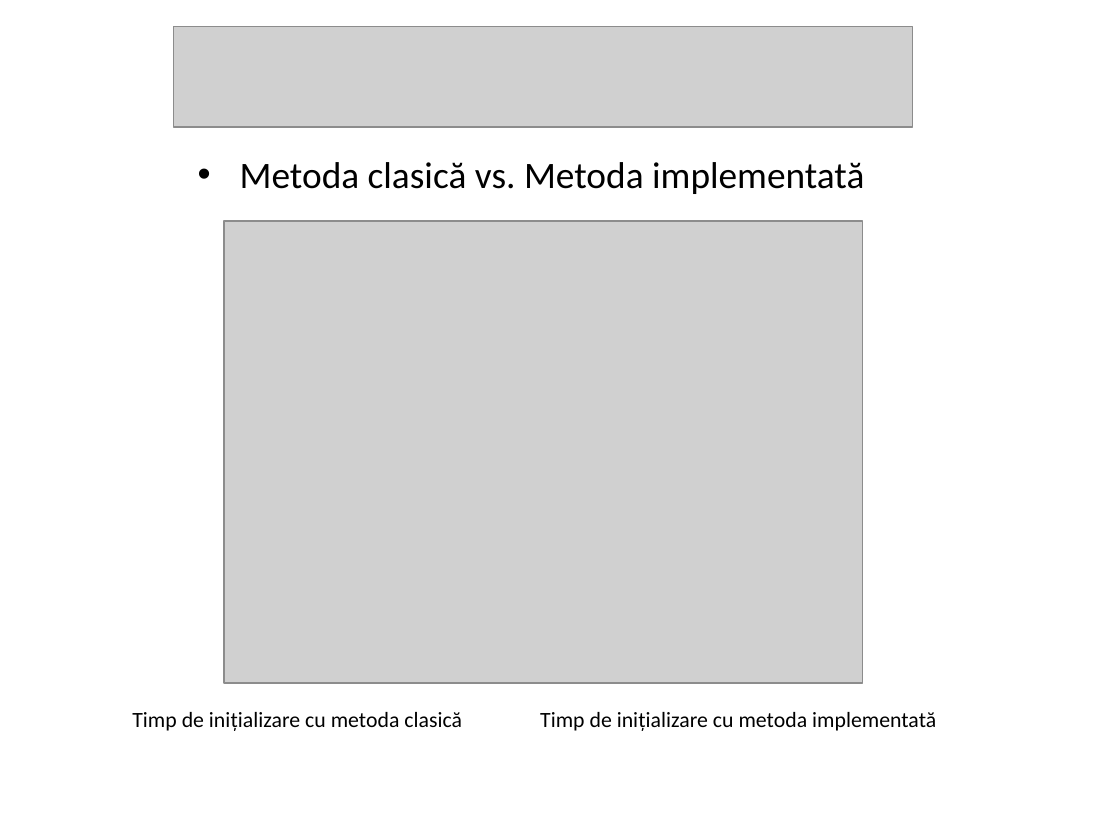
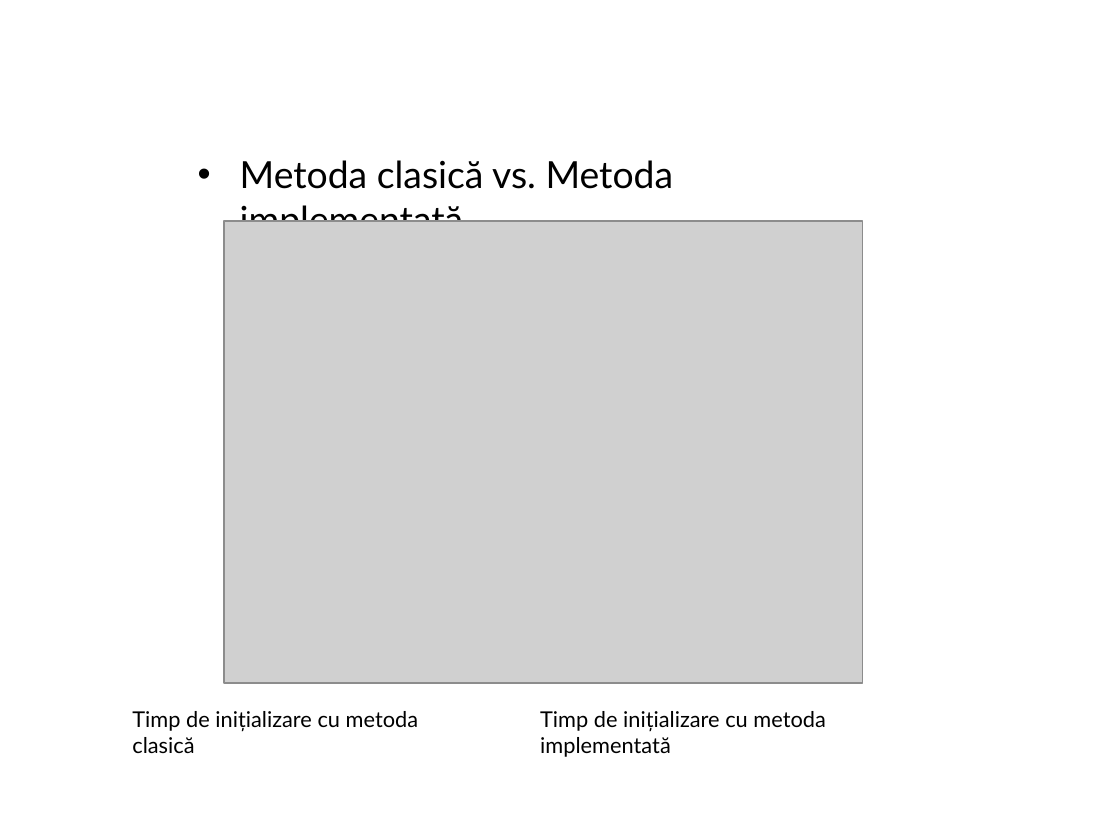
Before and after one commit to FICproject/WebGL, a slide deck: slide 6 of Licenta_Luca _1.ppt (slide 5 before the commit). Drawn at 1120x840 pixels with LibreOffice and Linux fonts; fonts in the diff are those of the drawing; grey boxes stand for pictures; background and template pictures are left out. Boxes give left, top, right and bottom in pixels: in the first picture for what was removed or moved away, otherwise in the second. Text is boxed around its words. In the diff, an @@ line names an element or a change of style, - is before the commit and + after.

```diff
--- a/Licenta_Luca _1.ppt
+++ b/Licenta_Luca _1.ppt
@@ picture removed at [174, 27, 912, 127] @@
@@ font Calibri to Lato in 3 elements at [240, 160, 674, 222], [132, 711, 419, 753], [540, 711, 826, 757] @@
```
Also in this commit, not shown: 8 other slides changed, 1 slide added, 1 other file.
